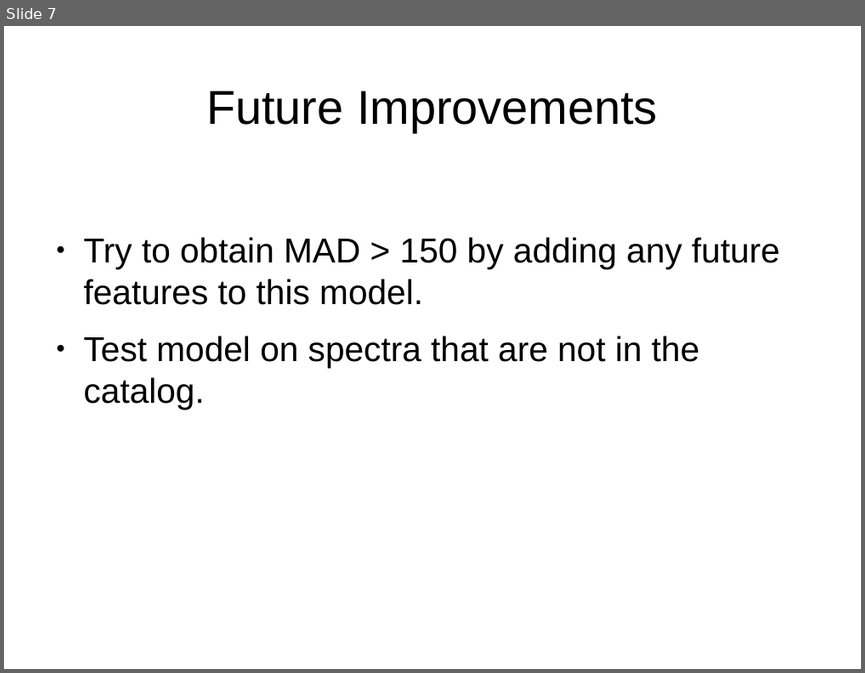
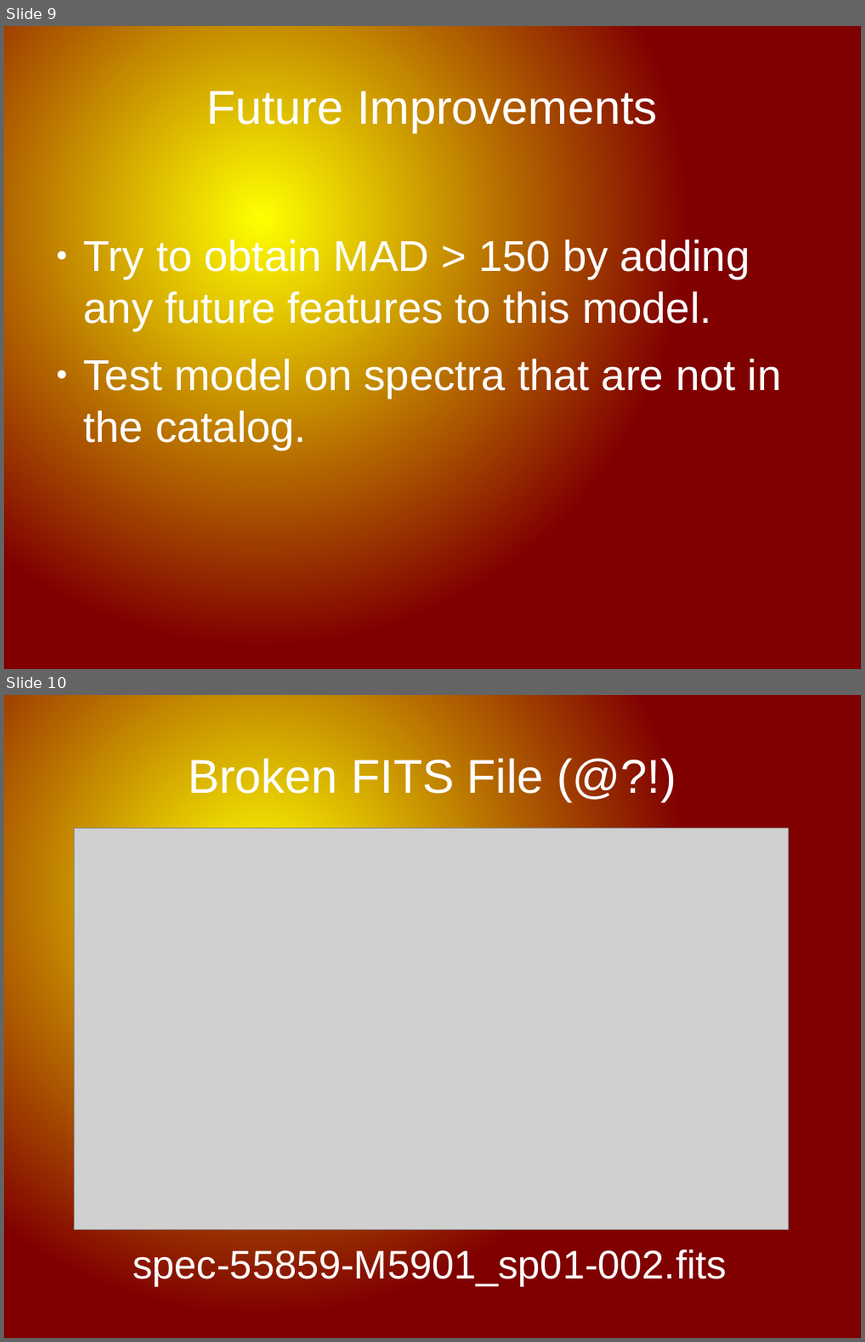
Before and after one commit to grd349/LearningLAMOST, a slide deck: Plots/TempModPresent.odp. Shown one above the other, each under a label of ours: slide 7 before the commit, slides 9 and 10 after it. The pictures are 865x673 and 865x1342 pixels, drawn with LibreOffice and Linux fonts; fonts in the diff are those of the drawing; grey boxes stand for pictures. Boxes give left, top, right and bottom in pixels: in the first picture for what was removed or moved away, otherwise in the second. Text is boxed around its words. In the diff, an @@ line names an element or a change of style, - is before the commit and + after.

```diff
--- a/Plots/TempModPresent.odp
+++ b/Plots/TempModPresent.odp
@@ slide 10 added at (x1=4, y1=695, x2=861, y2=1338), background gradient #FFFF00 to #800000 @@
@@ title added at (x1=188, y1=755, x2=544, y2=794), 44 pt, text #FFFFFF @@
+Broken FITS File (@?!)
@@ picture added at (x1=75, y1=828, x2=789, y2=1229) @@
@@ text added at (x1=132, y1=1249, x2=726, y2=1286), 37 pt, text #FFFFFF @@
+spec-55859-M5901_sp01-002.fits
@@ what was slide 7 is now slide 9 @@
@@ slide 9 changed as well @@
@@ background #FFFFFF to gradient #FFFF00 to #800000 @@
@@ title "Future Improvements" at (x1=206, y1=86, x2=658, y2=132): text colour #000000 to #FFFFFF @@
@@ text "Try to obtain MAD > ..." at (x1=84, y1=239, x2=782, y2=451): size 32 to 40 pt, text colour #000000 to #FFFFFF; bullet colour #000000 to #FFFFFF @@
```
Also in this commit, not shown: 6 other slides changed, 2 other slides added.
